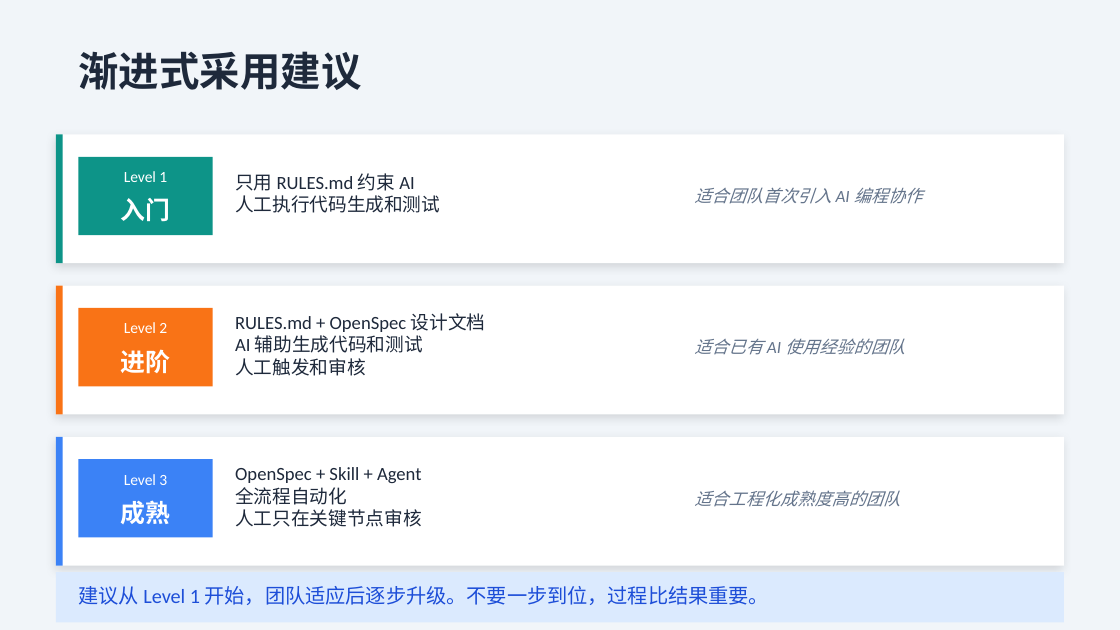
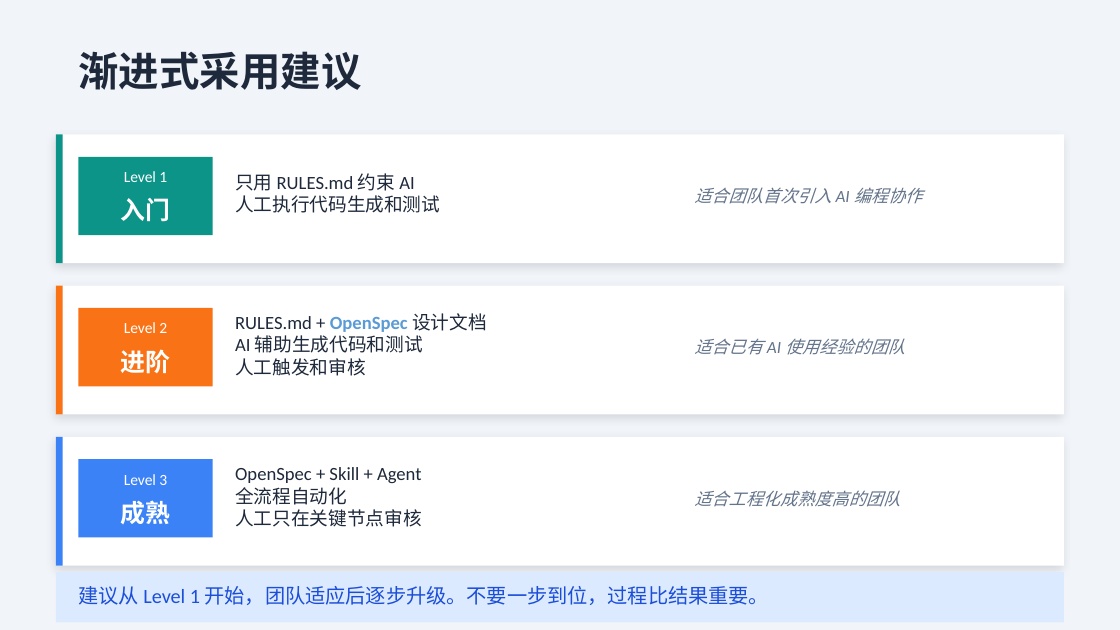
Before and after one commit to sunbo008/ai-coding-common-sense, a slide deck: slide 18 of docs/AI-编程分享.pptx. Drawn at 1120x630 pixels with LibreOffice and Linux fonts; fonts in the diff are those of the drawing. Boxes give left, top, right and bottom in pixels: in the first picture for what was removed or moved away, otherwise in the second. Text is boxed around its words. In the diff, an @@ line names an element or a change of style, - is before the commit and + after.

```diff
--- a/docs/AI-编程分享.pptx
+++ b/docs/AI-编程分享.pptx
@@ text at (x1=235, y1=313, x2=487, y2=332): text colour #1E293B to gradient #D6E6F4 to #5B9BD5 to #3785CC, bold on in "OpenSpec" @@
```
Also in this commit, not shown: 4 other slides changed.
